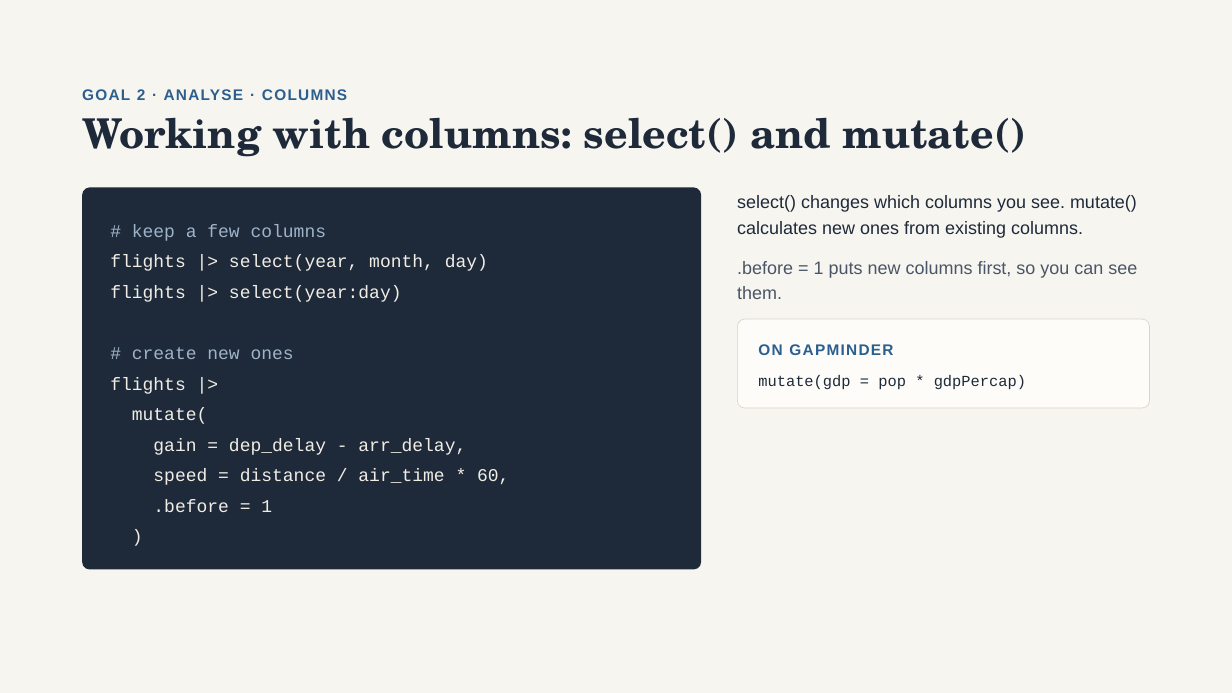
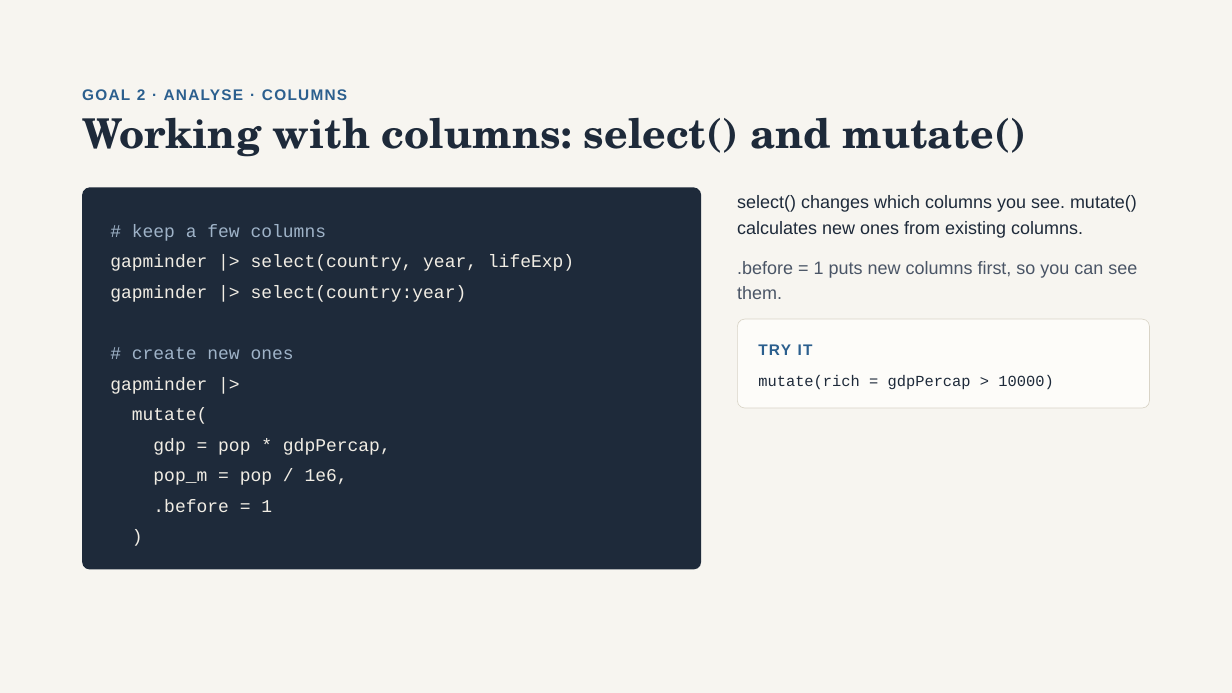
Before and after one commit to kate-chalmers/r-for-international-data, a slide deck: slide 58 of R for Development Data.pptx (slide 59 before the commit). Drawn at 1232x693 pixels with LibreOffice and Linux fonts; fonts in the diff are those of the drawing. Boxes give left, top, right and bottom in pixels: in the first picture for what was removed or moved away, otherwise in the second. Text is boxed around its words. In the diff, an @@ line names an element or a change of style, - is before the commit and + after.

```diff
--- a/R for Development Data.pptx
+++ b/R for Development Data.pptx
@@ text in rounded rectangle at (x1=110, y1=255, x2=574, y2=302): text changed @@
-flights |> select(year, month, day)
-flights |> select(year:day)
+gapminder |> select(country, year, lifeExp)
+gapminder |> select(country:year)
@@ text at (x1=758, y1=344, x2=813, y2=355): text changed @@
-ON GAPMINDER
+TRY IT
@@ text in rounded rectangle at (x1=110, y1=377, x2=207, y2=394): text changed @@
-flights |>
+gapminder |>
@@ text at (x1=758, y1=375, x2=1053, y2=390): text changed @@
-mutate(gdp = pop * gdpPercap)
+mutate(rich = gdpPercap > 10000)
@@ text in rounded rectangle at (x1=153, y1=438, x2=391, y2=485): text changed @@
-gain = dep_delay - arr_delay,
-speed = distance / air_time * 60,
+gdp = pop * gdpPercap,
+pop_m = pop / 1e6,
```
Also in this commit, not shown: 19 other slides changed, 1 slide removed.
